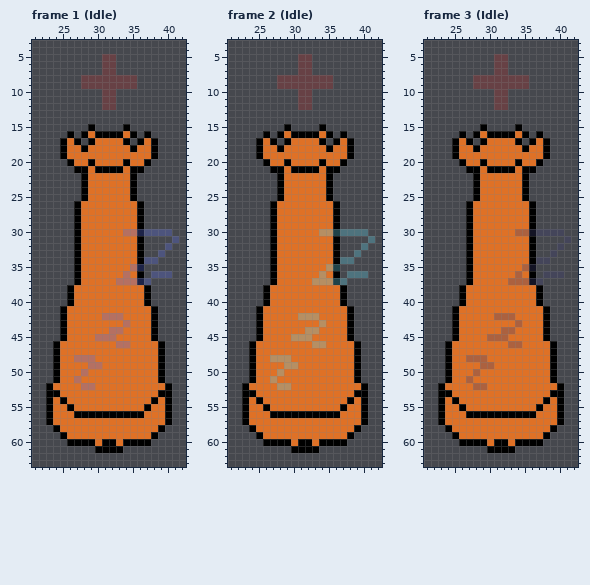
Pixel-art file -- ExternalAssets/Graphics/Defence_Tower.aseprite. The picture above was drawn from the file before the commit.
64x64 pixels, 7 frames. Shown: frame 1 (Idle): x 21..42, y 3..63; frame 2 (Idle): x 21..42, y 3..63; frame 3 (Idle): x 21..42, y 3..63. The commit also changed other frames, which this record leaves out.
Now the later version:
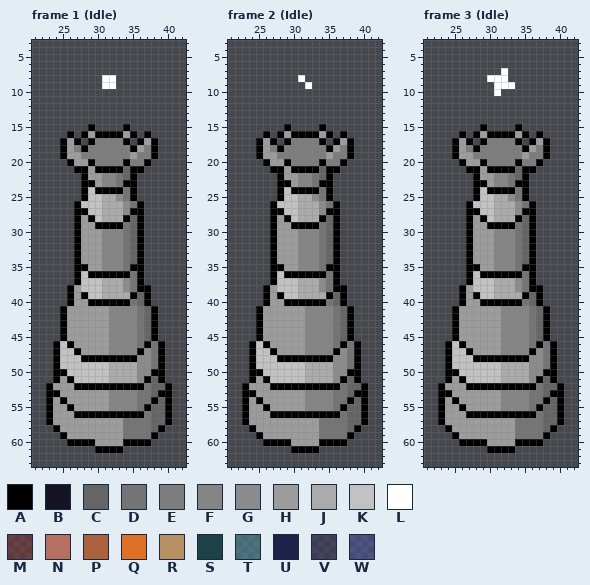
Palette (. is transparent): A #000000  B #141425  C #656565  D #747474  E #7d7d7d  F #858585  G #8b8b8b  H #9c9c9c  J #ababab  K #c2c2c2  L #ffffff  M #ac323252  N #b57062  P #ac613f  Q #df7126  R #b68f63  S #1f4249  T #5fcde452  U #1d2348  V #3f3f7452  W #5b6ee152
Change:
layer "Effect" added
layer "Helper" now hidden
Changed rows in their new state; - is an unchanged pixel.
Frame 1 (Idle):
first column x 28:
 5 ---..---
 6 ---..---
 7 ---..---
 8 ...LL...
 9 ...LL...
10 ---..---
11 ---..---
12 ---..---
first column x 24:
16 -----H----H-------
17 --H---EEEE---H----
18 --HE-EEEEEE-HE----
19 --HHEEEEEEEHEE----
20 ---HH-EEEE-EE-----
21 -----H----C-------
22 -----HHFFDC-------
23 -----AHFFDA-------
24 -----KAAAAD-------
25 -----KKJJGD-------
26 ----KKKJJJGD------
27 ----AKKJJJGA------
28 ----HAKJJJAC------
29 ----HHAAAADC------
30 ----HHHFFFDCA....-
31 ----HHHFFFDC-----.
32 ----HHHFFFDC----.-
33 ----HHHFFFDC---.--
34 ----HHHFFFDC-..---
35 ----AHHFFFDAA-----
36 ----KAAAAAAD--...-
37 ----KKKJJJGDA.----
38 ---HKKKJJJGDA-----
39 ---HAKKJJJJAC-----
40 ---HHAAAAAADC-----
41 --HHHHHHFFFFDC----
42 --HHHHHHFFFFDC----
43 --HHHHHHFFFFDC----
44 --HHHHHHFFFFDC----
45 --HHHHHHFFFFDC----
46 -KAHHHHHFFFFDAD---
47 -KKAHHHHFFFFAGD---
48 -KKKAAAAAAAAGGD---
49 -KKKKKKKJJJJGGD---
50 -AKKKKKKJJJJGGA---
51 -HAKKKKKJJJJGAC---
52 HHHAAAAAAAAAADCC--
53 -HHHHHHHFFFFDDC---
54 H-HHHHHHFFFFDD-C--
55 HH-HHHHHFFFFD-CC--
56 HHH----------DCC--
57 HHHHHHHHHHDDDDCC--
58 -HHHHHHHHHDDDDC---
59 --HHHHHHHHDDDD----
60 ------HHHH--------
Frame 2 (Idle):
first column x 28:
 5 ---..---
 6 ---..---
 7 ---..---
 8 ...L....
 9 ....L...
10 ---..---
11 ---..---
12 ---..---
first column x 24:
16 -----H----H-------
17 --H---EEEE---H----
18 --HE-EEEEEE-HE----
19 --HHEEEEEEEHEE----
20 ---HH-EEEE-EE-----
21 -----H----C-------
22 -----HHFFDC-------
23 -----AHFFDA-------
24 -----KAAAAD-------
25 -----KKJJGD-------
26 ----KKKJJJGD------
27 ----AKKJJJGA------
28 ----HAKJJJAC------
29 ----HHAAAADC------
30 ----HHHFFFDCA....-
31 ----HHHFFFDC-----.
32 ----HHHFFFDC----.-
33 ----HHHFFFDC---.--
34 ----HHHFFFDC-..---
35 ----AHHFFFDAA-----
36 ----KAAAAAAD--...-
37 ----KKKJJJGDA.----
38 ---HKKKJJJGDA-----
39 ---HAKKJJJJAC-----
40 ---HHAAAAAADC-----
41 --HHHHHHFFFFDC----
42 --HHHHHHFFFFDC----
43 --HHHHHHFFFFDC----
44 --HHHHHHFFFFDC----
45 --HHHHHHFFFFDC----
46 -KAHHHHHFFFFDAD---
47 -KKAHHHHFFFFAGD---
48 -KKKAAAAAAAAGGD---
49 -KKKKKKKJJJJGGD---
50 -AKKKKKKJJJJGGA---
51 -HAKKKKKJJJJGAC---
52 HHHAAAAAAAAAADCC--
53 -HHHHHHHFFFFDDC---
54 H-HHHHHHFFFFDD-C--
55 HH-HHHHHFFFFD-CC--
56 HHH----------DCC--
57 HHHHHHHHHHDDDDCC--
58 -HHHHHHHHHDDDDC---
59 --HHHHHHHHDDDD----
60 ------HHHH--------
Frame 3 (Idle):
first column x 28:
 5 ---..---
 6 ---..---
 7 ---.L---
 8 ..LLL...
 9 ...LLL..
10 ---L.---
11 ---..---
12 ---..---
first column x 24:
16 -----H----H-------
17 --H---EEEE---H----
18 --HE-EEEEEE-HE----
19 --HHEEEEEEEHEE----
20 ---HH-EEEE-EE-----
21 -----H----C-------
22 -----HHFFDC-------
23 -----AHFFDA-------
24 -----KAAAAD-------
25 -----KKJJGD-------
26 ----KKKJJJGD------
27 ----AKKJJJGA------
28 ----HAKJJJAC------
29 ----HHAAAADC------
30 ----HHHFFFDCA....-
31 ----HHHFFFDC-----.
32 ----HHHFFFDC----.-
33 ----HHHFFFDC---.--
34 ----HHHFFFDC-..---
35 ----AHHFFFDAA-----
36 ----KAAAAAAD--...-
37 ----KKKJJJGDA.----
38 ---HKKKJJJGDA-----
39 ---HAKKJJJJAC-----
40 ---HHAAAAAADC-----
41 --HHHHHHFFFFDC----
42 --HHHHHHFFFFDC----
43 --HHHHHHFFFFDC----
44 --HHHHHHFFFFDC----
45 --HHHHHHFFFFDC----
46 -KAHHHHHFFFFDAD---
47 -KKAHHHHFFFFAGD---
48 -KKKAAAAAAAAGGD---
49 -KKKKKKKJJJJGGD---
50 -AKKKKKKJJJJGGA---
51 -HAKKKKKJJJJGAC---
52 HHHAAAAAAAAAADCC--
53 -HHHHHHHFFFFDDC---
54 H-HHHHHHFFFFDD-C--
55 HH-HHHHHFFFFD-CC--
56 HHH----------DCC--
57 HHHHHHHHHHDDDDCC--
58 -HHHHHHHHHDDDDC---
59 --HHHHHHHHDDDD----
60 ------HHHH--------
